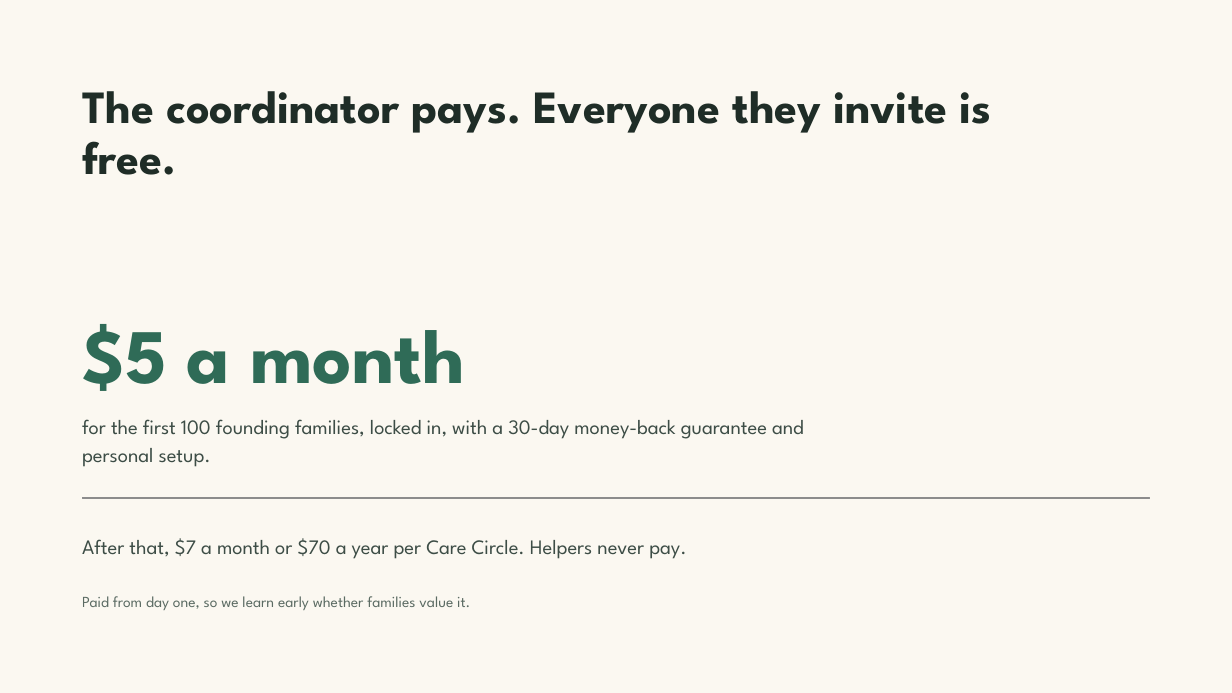
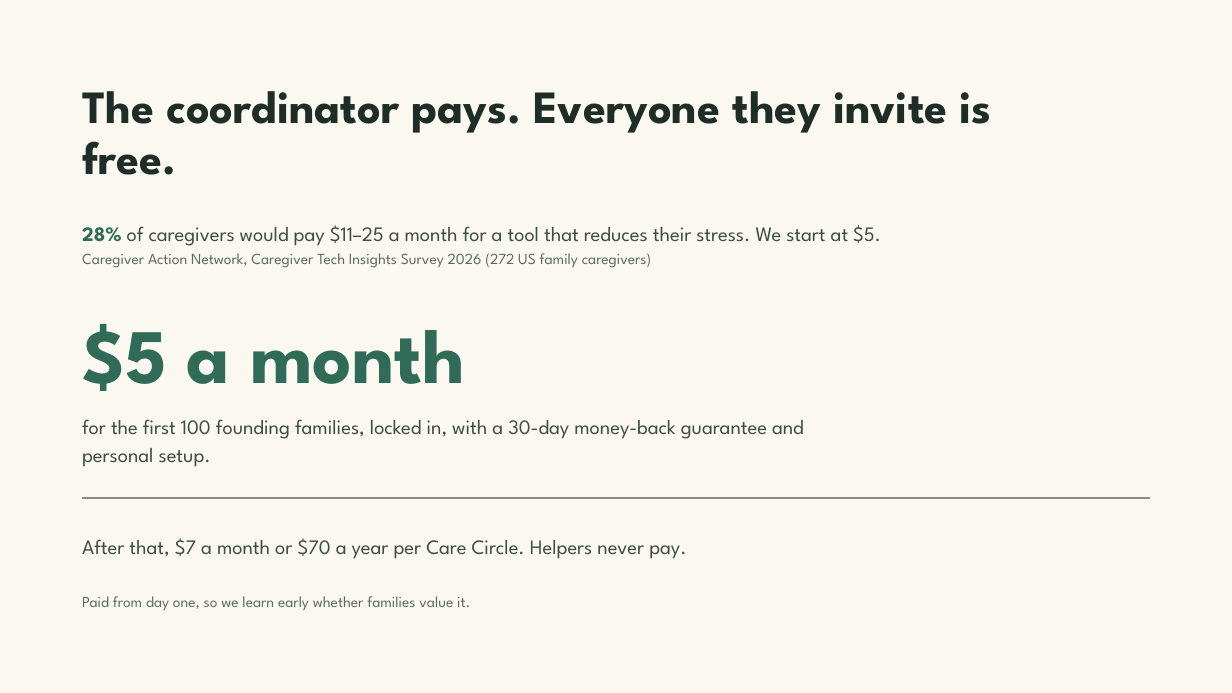
Before and after one commit to Team-Claudia/kindred, a slide deck: slide 8 of docs/pitch/Kindred Demo Day Pitch V3.pptx. Drawn at 1232x693 pixels with LibreOffice and Linux fonts; fonts in the diff are those of the drawing; grey boxes stand for pictures. Boxes give left, top, right and bottom in pixels: in the first picture for what was removed or moved away, otherwise in the second. Text is boxed around its words. In the diff, an @@ line names an element or a change of style, - is before the commit and + after.

```diff
--- a/docs/pitch/Kindred Demo Day Pitch V3.pptx
+++ b/docs/pitch/Kindred Demo Day Pitch V3.pptx
@@ text added at bbox=[82, 225, 881, 268], 16 pt, text #5B6B63 @@
+28% of caregivers would pay $11–25 a month for a tool that reduces their stress. We start at $5.
+Caregiver Action Network, Caregiver Tech Insights Survey 2026 (272 US family caregivers)
```
Also in this commit, not shown: 1 other slide changed, 11 slides added, 2 slides removed, 6 other files.
